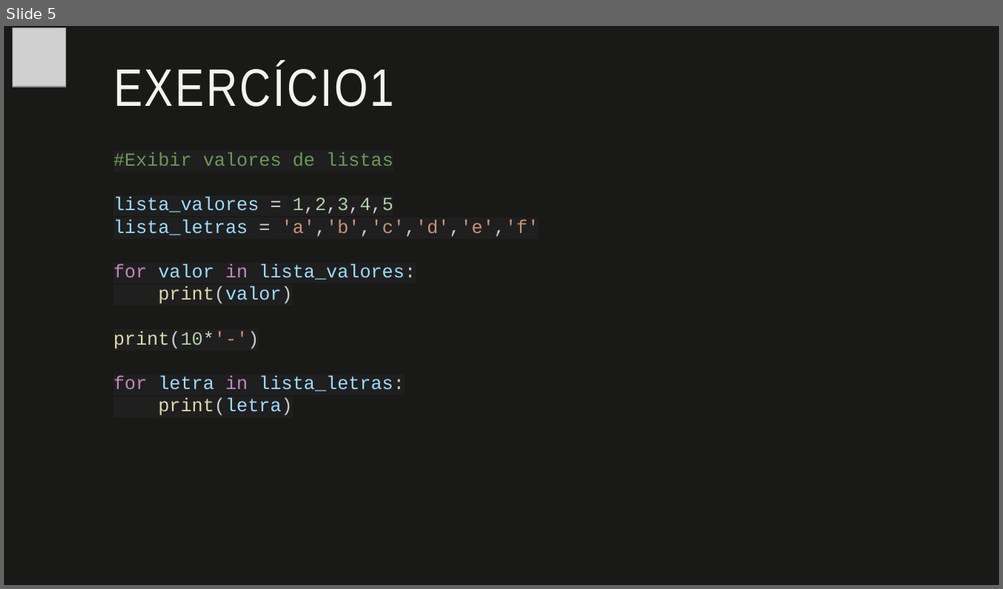
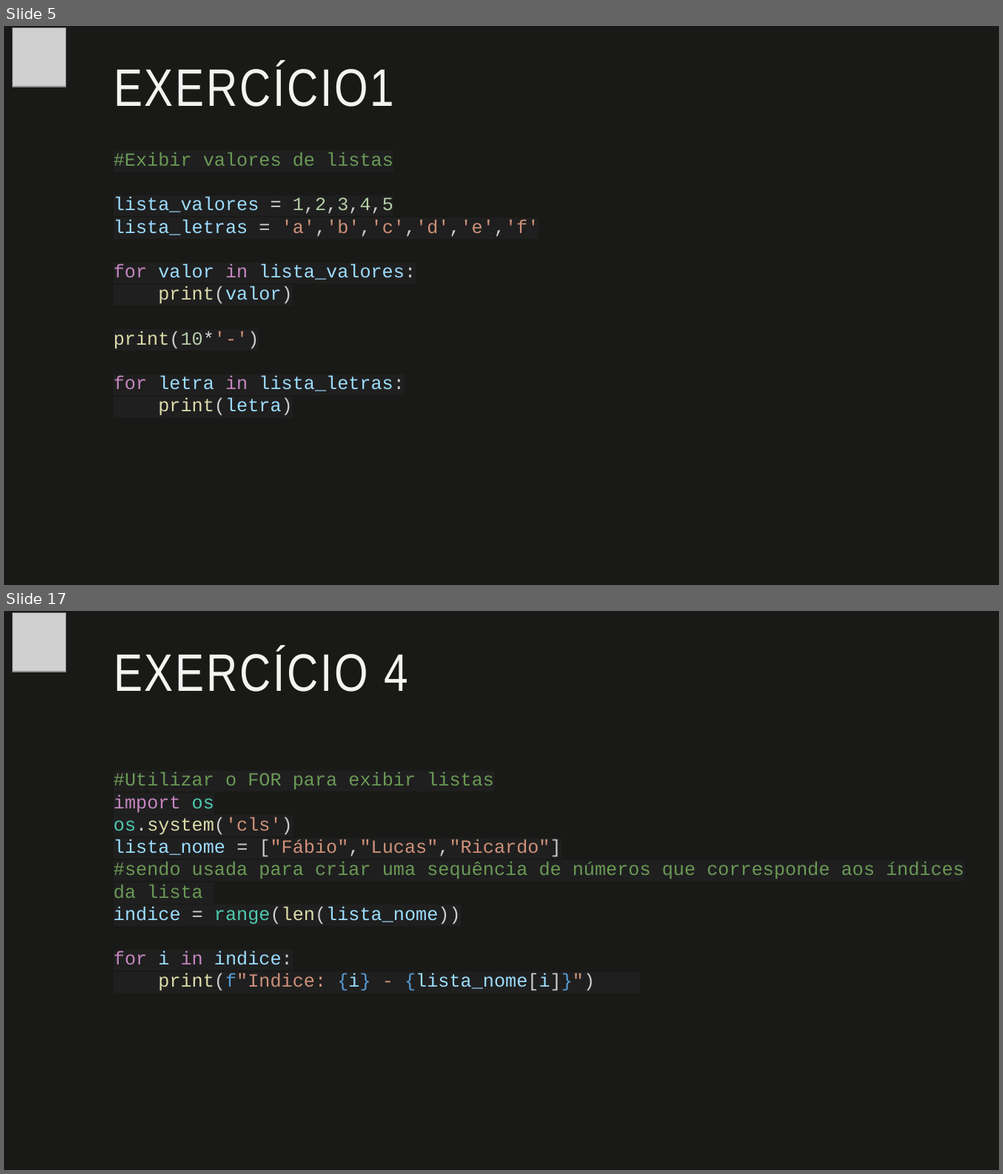
Before and after one commit to fabio-sudo/PythonCurso, a slide deck: Python_Dev/Material Python/8 - Estrutura de Repetição - For.pptx. Shown one above the other, each under a label of ours: slide 5 before the commit, slides 5 and 17 after it; the slides between them are not shown. The pictures are 1003x589 and 1003x1174 pixels, drawn with LibreOffice and Linux fonts; fonts in the diff are those of the drawing; grey boxes stand for pictures. Boxes give left, top, right and bottom in pixels: in the first picture for what was removed or moved away, otherwise in the second. Text is boxed around its words. In the diff, an @@ line names an element or a change of style, - is before the commit and + after.

```diff
--- a/Python_Dev/Material Python/8 - Estrutura de Repetição - For.pptx
+++ b/Python_Dev/Material Python/8 - Estrutura de Repetição - For.pptx
@@ slide 17 added at [4, 611, 999, 1170], background #191917 @@
@@ picture added at [12, 612, 66, 672] @@
@@ title added at [114, 649, 409, 692], 51 pt, text #F3F3F2 @@
+EXERCÍCIO 4
@@ text added at [114, 772, 964, 991], 18 pt, text #6A9955 @@
+#Utilizar o FOR para exibir listas
+import os
+os.system('cls')
+lista_nome = ["Fábio","Lucas","Ricardo"]
+#sendo usada para criar uma sequência de números que corresponde aos índices da lista
+indice = range(len(lista_nome))
+for i in indice:
+print(f"Indice: {i} - {lista_nome[i]}")
```
Also in this commit, not shown: 14 other slides added, 9 other files.
